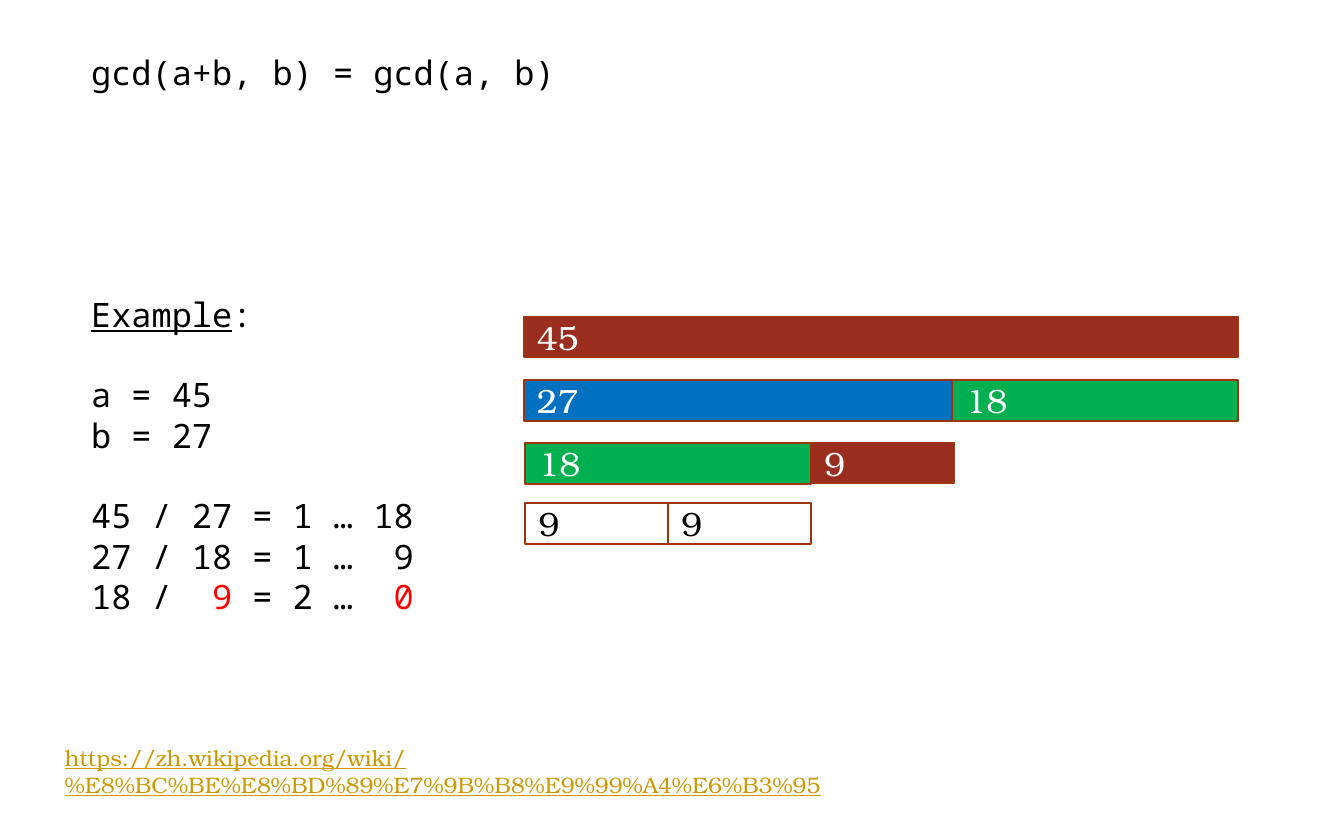
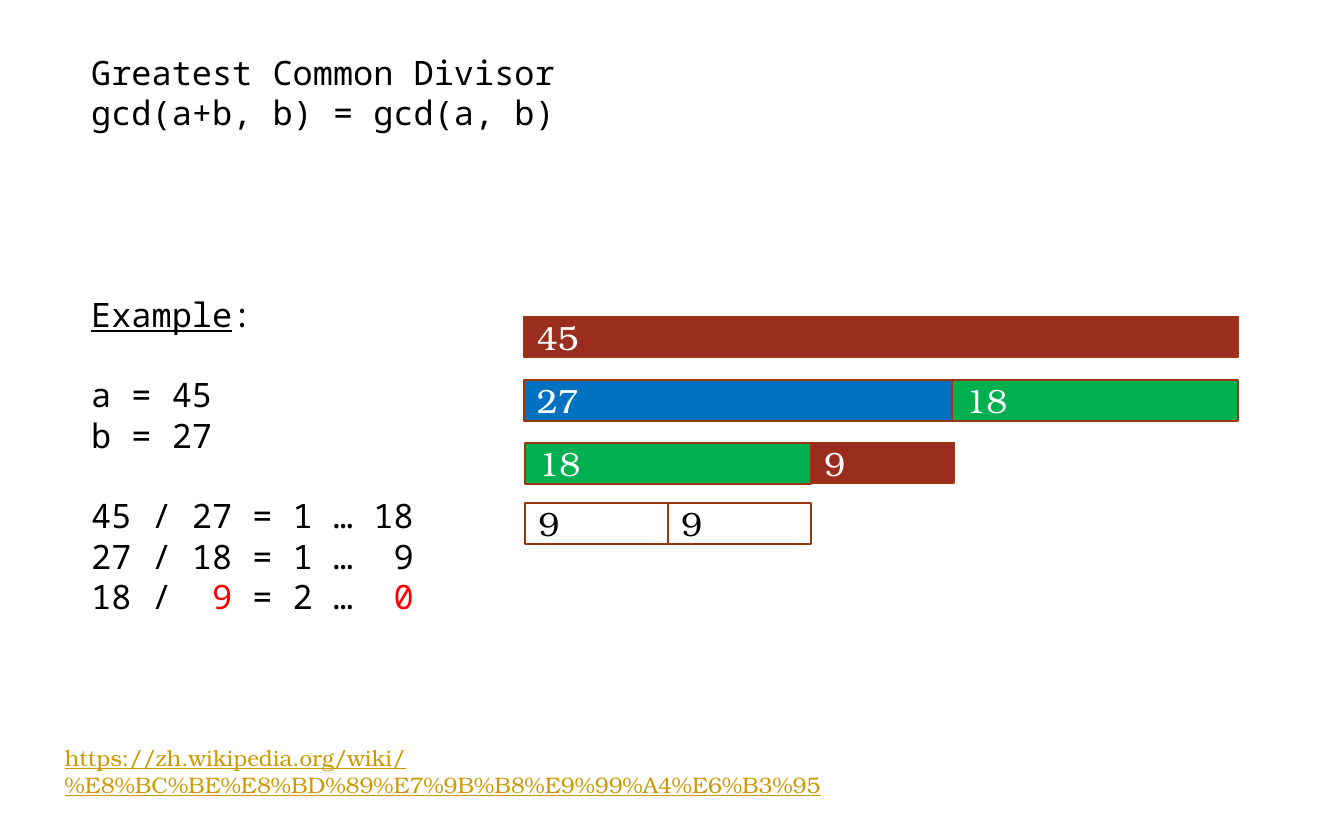
Before and after one commit to d823944/Python4Us, a slide deck: slide 11 of Slide_ITSA_Basics/ITSA Basics_06_10.pptx. Drawn at 1344x840 pixels with LibreOffice and Linux fonts; fonts in the diff are those of the drawing; background and template pictures are left out. Boxes give left, top, right and bottom in pixels: in the first picture for what was removed or moved away, otherwise in the second. Text is boxed around its words. In the diff, an @@ line names an element or a change of style, - is before the commit and + after.

```diff
--- a/Slide_ITSA_Basics/ITSA Basics_06_10.pptx
+++ b/Slide_ITSA_Basics/ITSA Basics_06_10.pptx
@@ text at bbox=[91, 59, 555, 86]: paragraph added @@
+Greatest Common Divisor
```
